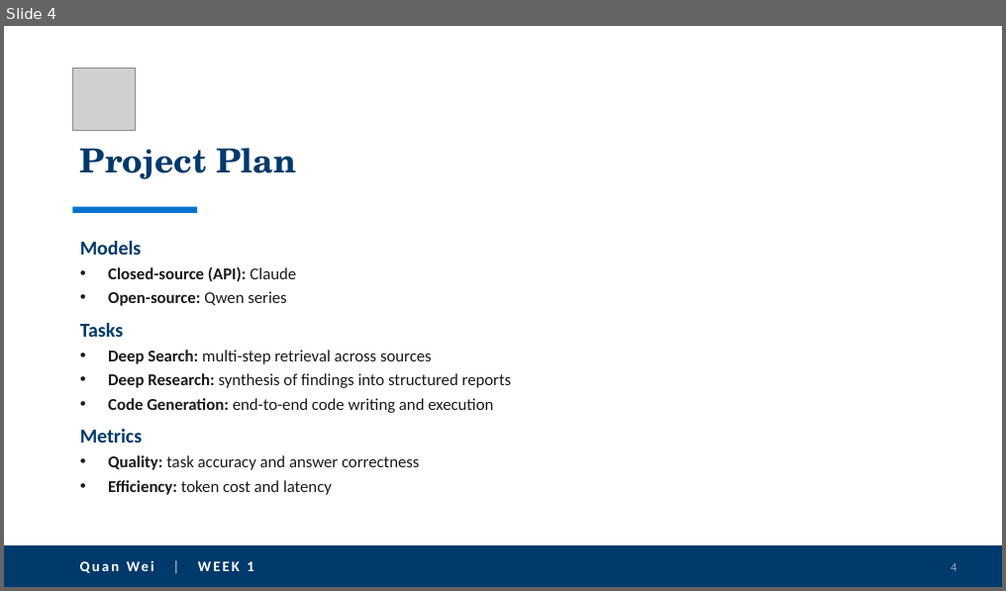
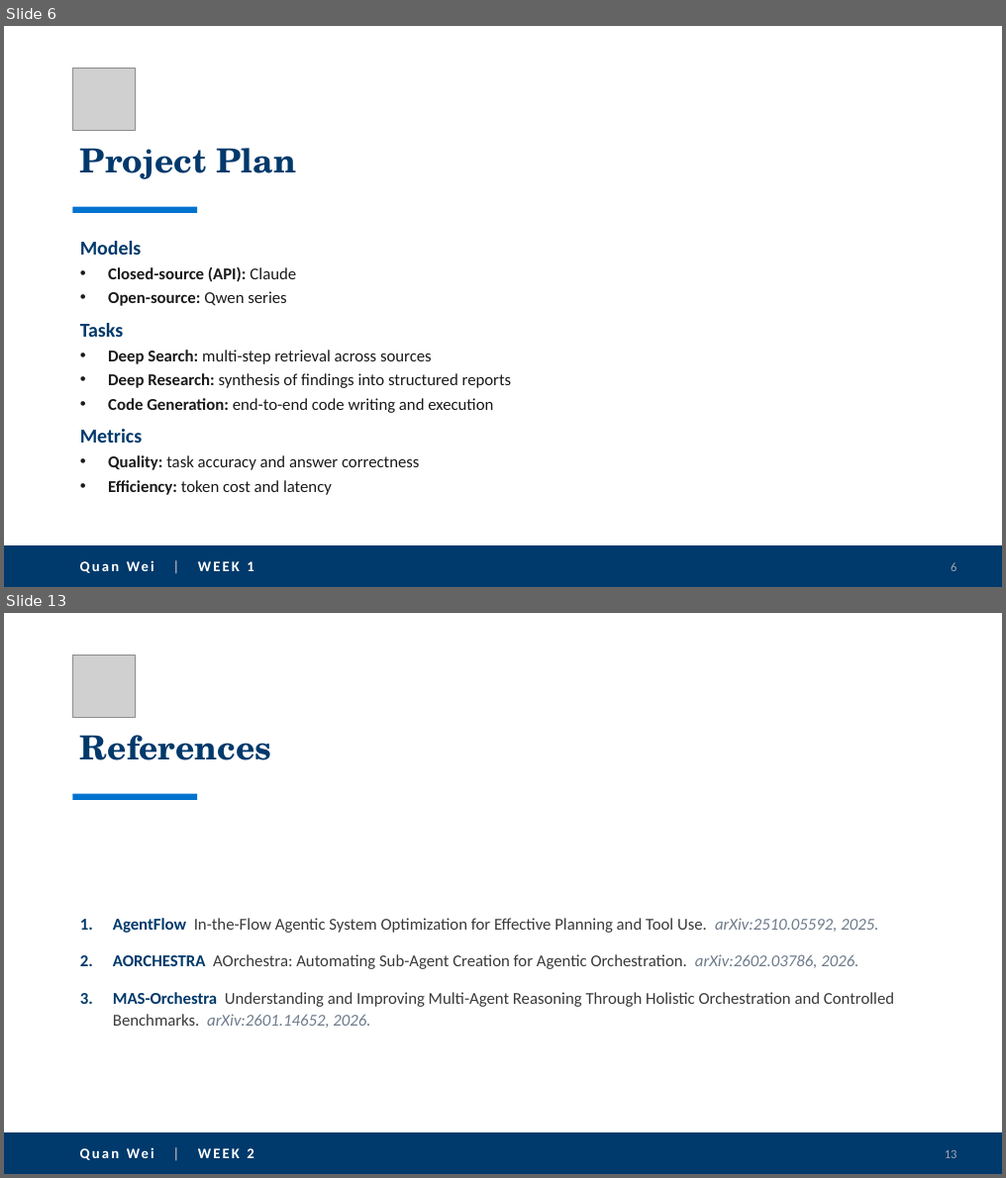
Before and after one commit to quanwei0/summer_intern, a slide deck: project_update.pptx. Shown one above the other, each under a label of ours: slide 4 before the commit, slides 6 and 13 after it; the slides between them are not shown. The pictures are 1006x591 and 1006x1178 pixels, drawn with LibreOffice and Linux fonts; fonts in the diff are those of the drawing; grey boxes stand for pictures. Boxes give left, top, right and bottom in pixels: in the first picture for what was removed or moved away, otherwise in the second. Text is boxed around its words. In the diff, an @@ line names an element or a change of style, - is before the commit and + after.

```diff
--- a/project_update.pptx
+++ b/project_update.pptx
@@ slide 13 added at (4, 613, 1002, 1174), background #FFFFFF @@
@@ picture added at (73, 655, 135, 717) @@
@@ title added at (80, 735, 272, 761), 32 pt, text #00396B, bold @@
+References
@@ rectangle added at (73, 794, 198, 800), fill #0073CF @@
@@ text added at (113, 918, 894, 1028), 16 pt, text #3A3A3C @@
+1. AgentFlow In-the-Flow Agentic System Optimization for Effective Planning and Tool Use. arXiv:2510.05592, 2025.
+2. AORCHESTRA AOrchestra: Automating Sub-Agent Creation for Agentic Orchestration. arXiv:2602.03786, 2026.
+3. MAS-Orchestra Understanding and Improving Multi-Agent Reasoning Through Holistic Orchestration and Controlled Benchmarks. arXiv:2601.14652, 2026.
@@ rectangle added at (4, 1133, 1002, 1174), fill #00396B @@
@@ text added at (127, 1148, 253, 1158), 14 pt, text #FFFFFF, bold @@
+Quan Wei | WEEK 2
@@ page number added at (944, 1151, 957, 1158), 12 pt, text #9AA7B5 @@
+13
@@ what was slide 4 is now slide 6 @@
@@ page number at (950, 563, 956, 571): text changed @@
-4
+6
```
Also in this commit, not shown: 7 other slides added.
